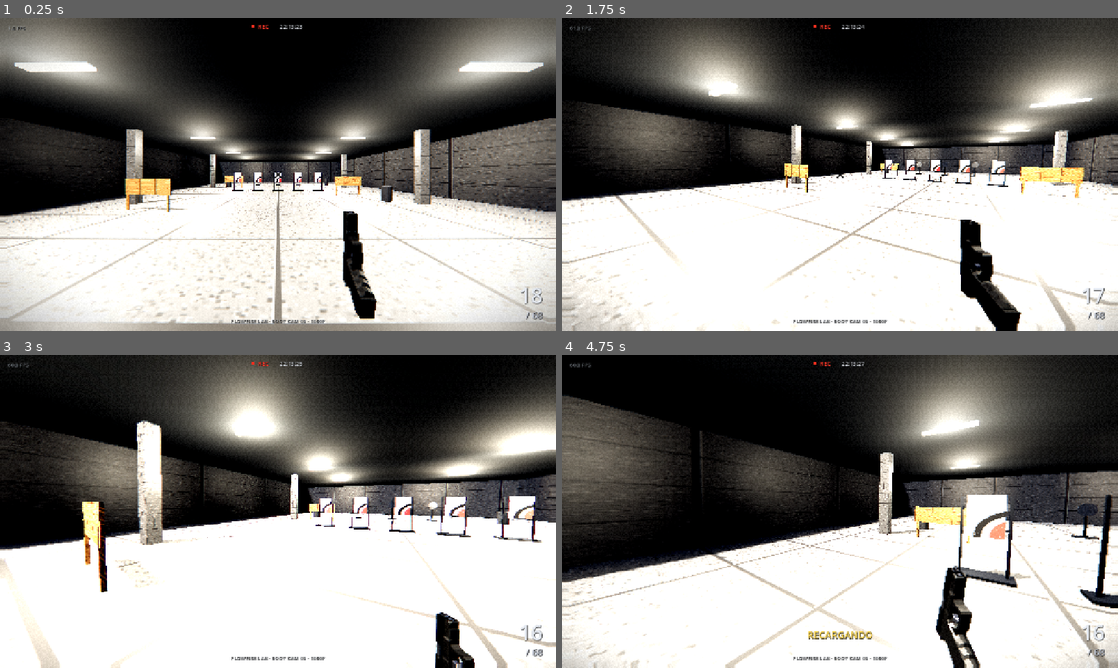
Above: before the commit, frames 1-4 (two rows, left to right).
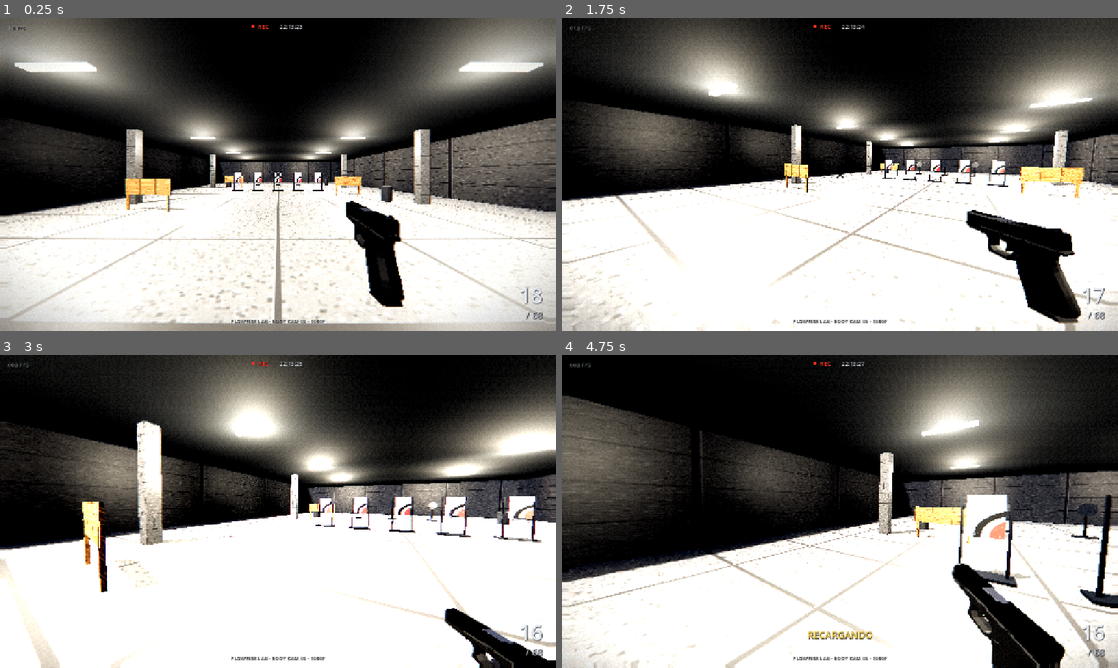
Above: after the commit, the same moments.

Repository: AlexisOsorio256/flow-fire
Game: Godot game, scene res://scenes/Main.tscn
The game is run twice, just before and just after one commit, with the same random seed, the same clock (stepped at 60 frames per second) and the same inputs.
Inputs (mouse positions are in pixels of both pictures, inside the frame that each line leads up to):
- Up to frame 1 (0.25 s): no input
- Up to frame 2 (1.75 s): tap Enter at 0.5 s; move the mouse to (962, 158) at 0.52 s; hold D 0.53-1.28 s; tap R at 0.6 s; click (962, 158) at 0.67 s; move the mouse to (812, 174) at 1.27 s; hold W from 1.28 s (still down); tap F at 1.35 s
- Up to frame 3 (3 s): keep holding W; move the mouse to (289, 505) at 2.02 s; hold Shift 2.03-2.78 s; move the mouse to (272, 517) at 2.77 s; tap Ctrl at 2.85 s; click (272, 517) at 2.92 s
- Up to frame 4 (4.75 s): keep holding W; move the mouse to (878, 514) at 3.52 s; tap R at 3.6 s; move the mouse to (795, 508) at 4.27 s; tap F at 4.35 s

The runs differ from the first frame. In frame 1, 3.1% of the frame differs, in the area x 61-73%, y 58-97%; in frame 2, 5.3%, in the area x 71-94%, y 61-100%; in frame 3, 2.4%; in frame 4, 4.3%.

Commit message:
Corrige orientación del Glock: cañón al frente (-Z) y ejes de huesos correctos

Diff:
--- a/scripts/Glock.gd
+++ b/scripts/Glock.gd
@@ -427,7 +427,7 @@
     get_tree().current_scene.add_child(shell)
     shell.global_transform = ejection_port.global_transform
     var basis := ejection_port.global_transform.basis
-    var local_vel := Vector3(1.5 + randf() * 1.1, -1.0 - randf() * 0.6, 1.7 + randf() * 0.9)
+    var local_vel := Vector3(-1.5 - randf() * 1.1, 1.5 + randf() * 0.7, -1.0 - randf() * 0.6)
     shell.linear_velocity = basis * local_vel + player_velocity * 0.8
     shell.angular_velocity = Vector3(randf_range(-16.0, 16.0), randf_range(-16.0, 16.0), randf_range(-16.0, 16.0))
 
@@ -503,9 +503,10 @@
     if packed != null:
         model_root = packed.instantiate()
         model_root.name = "GlockModel"
-        # Modelo local: +X derecha, +Y cañón, +Z arriba.
-        # Godot arma local: +X derecha, -Z cañón (adelante), +Y arriba.
-        var target_basis := Basis(Vector3(1, 0, 0), Vector3(0, 0, -1), Vector3(0, 1, 0))
+        # Modelo local REAL: +X lateral, +Y arriba, +Z cañón/adelante.
+        # Godot arma local: -Z adelante, +Y arriba, +X derecha.
+        # Se invierte X para conservar base derecha (det +1) tras mapear Z->-Z.
+        var target_basis := Basis(Vector3(-1, 0, 0), Vector3(0, 1, 0), Vector3(0, 0, -1))
         model_root.transform.basis = target_basis.scaled(Vector3(root_scale, root_scale, root_scale))
         model_root.position = Vector3(0.0, 0.0, 0.0)
         recoil_node.add_child(model_root)
@@ -536,13 +537,13 @@
     muzzle = Node3D.new()
     muzzle.name = "Muzzle"
     marker_parent.add_child(muzzle)
-    muzzle.position = Vector3(0.0, 0.0235, 0.0145)
+    muzzle.position = Vector3(0.0, 0.0145, 0.0235)
     _build_flash()
 
     ejection_port = Node3D.new()
     ejection_port.name = "EjectionPort"
     marker_parent.add_child(ejection_port)
-    ejection_port.position = Vector3(0.0036, 0.010, 0.016)
+    ejection_port.position = Vector3(-0.0036, 0.010, 0.010)
 
 
 func _build_flash() -> void:
@@ -605,9 +606,10 @@
     if root_idx >= 0:
         var root_rest := skeleton.get_bone_global_rest(root_idx)
         var inverse_root := root_rest.basis.inverse()
-        # Modelo local: +Y = frente del cañón, +Z = arriba.
-        slide_axis = (inverse_root * Vector3(0, -1, 0)).normalized()
-        magazine_axis = (inverse_root * Vector3(0, 0, -1)).normalized()
+        # Modelo local corregido: +Z = frente del cañón, +Y = arriba.
+        # La corredera abre hacia atrás (-Z); el cargador baja (-Y).
+        slide_axis = (inverse_root * Vector3(0, 0, -1)).normalized()
+        magazine_axis = (inverse_root * Vector3(0, -1, 0)).normalized()
 
 
 func _apply_bone_poses() -> void:
--- a/scripts/WeaponPreview.gd
+++ b/scripts/WeaponPreview.gd
@@ -33,9 +33,9 @@
     const ARMATURE_SCALE := 48.2968
     var visual_scale := DESIRED_LENGTH / LOCAL_LENGTH
     var root_scale := visual_scale / ARMATURE_SCALE
-    var target_basis := Basis(Vector3(1, 0, 0), Vector3(0, 0, -1), Vector3(0, 1, 0))
+    var target_basis := Basis(Vector3(-1, 0, 0), Vector3(0, 1, 0), Vector3(0, 0, -1))
     model.transform.basis = target_basis.scaled(Vector3(root_scale, root_scale, root_scale))
-    model.position = Vector3(0.17, -0.185, -0.345)
+    model.position = Vector3.ZERO
     add_child(model)
 
     var bullet_mesh := model.find_child("Glock19_001", true, false) as MeshInstance3D
@@ -44,9 +44,9 @@
 
     var cam := Camera3D.new()
     add_child(cam)
-    cam.position = Vector3.ZERO
-    cam.rotation = Vector3.ZERO
-    cam.fov = 82.0
+    cam.position = Vector3(0.32, 0.10, 0.0)
+    cam.look_at(Vector3(0.0, 0.0, 0.0), Vector3.UP)
+    cam.fov = 34.0
     cam.current = true
 
     await get_tree().process_frame
